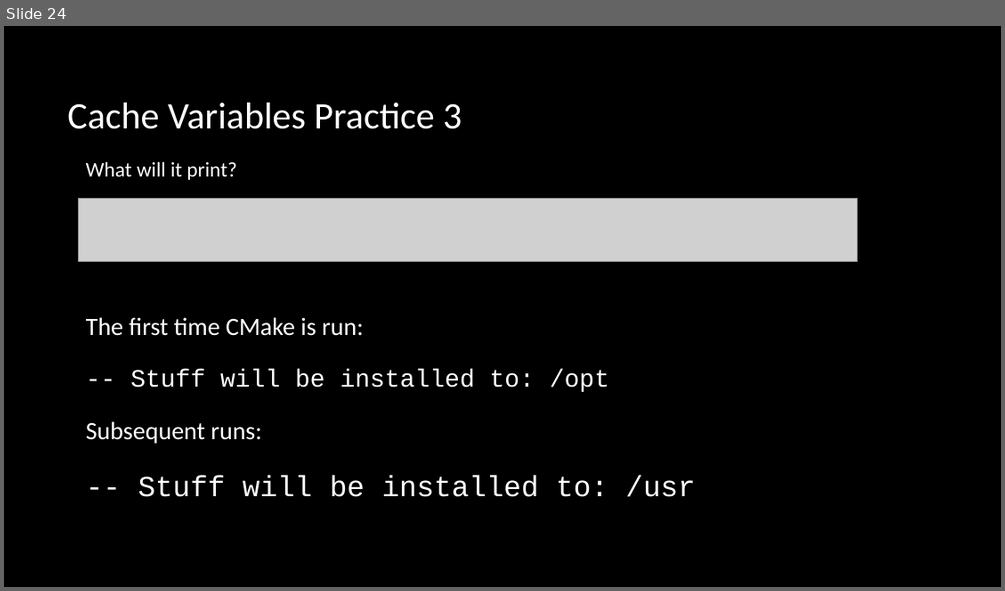
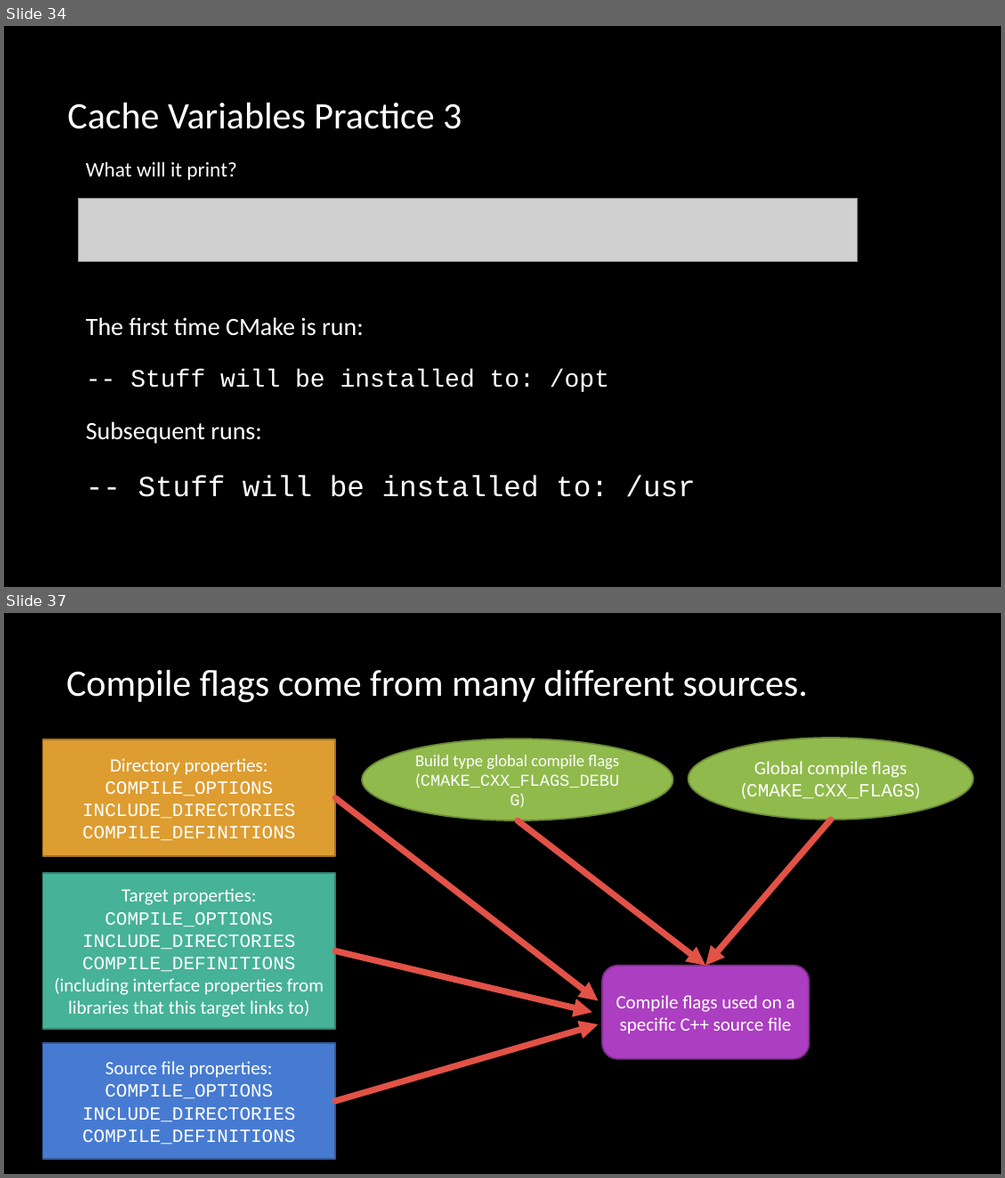
Before and after one commit to multiplemonomials/CMakeTraining, a slide deck: Session 2 - More Advanced CMake.pptx. Shown one above the other, each under a label of ours: slide 24 before the commit, slides 34 and 37 after it; the slides between them are not shown. The pictures are 1005x591 and 1005x1178 pixels, drawn with LibreOffice and Linux fonts; fonts in the diff are those of the drawing; grey boxes stand for pictures; background and template pictures are left out. Boxes give left, top, right and bottom in pixels: in the first picture for what was removed or moved away, otherwise in the second. Text is boxed around its words. In the diff, an @@ line names an element or a change of style, - is before the commit and + after.

```diff
--- a/Session 2 - More Advanced CMake.pptx
+++ b/Session 2 - More Advanced CMake.pptx
@@ slide 37 added at [4, 613, 1001, 1174], background picture (left out) @@
@@ title added at [66, 670, 808, 703], 36 pt, text #FFFFFF @@
+Compile flags come from many different sources.
@@ rectangle added at [43, 739, 335, 855], fill #DD9D31, outline #A37424 1.5 pt, 18 pt, text #FFFFFF @@
+Directory properties:
+COMPILE_OPTIONS
+INCLUDE_DIRECTORIES
+COMPILE_DEFINITIONS
@@ ellipse added at [362, 738, 673, 820], fill #90BA4C, outline #6B8A38 1.5 pt, 16 pt, text #FFFFFF @@
+Build type global compile flags (CMAKE_CXX_FLAGS_DEBUG)
@@ ellipse added at [688, 738, 973, 819], fill #90BA4C, outline #6B8A38 1.5 pt, 18 pt, text #FFFFFF @@
+Global compile flags (CMAKE_CXX_FLAGS)
@@ arrow added from (335, 798) to (599, 1000), #E25247 6 pt @@
@@ arrow added from (518, 820) to (705, 965), #E25247 6 pt @@
@@ arrow added from (831, 819) to (705, 965), #E25247 6 pt @@
@@ rectangle added at [43, 873, 335, 1029], fill #46B298, outline #348470 1.5 pt, 18 pt, text #FFFFFF @@
+Target properties:
+COMPILE_OPTIONS
+INCLUDE_DIRECTORIES
+COMPILE_DEFINITIONS
+(including interface properties from libraries that this target links to)
@@ arrow added from (335, 951) to (592, 1013), #E25247 6 pt @@
@@ rounded rectangle added at [602, 965, 809, 1059], fill #AC3EC1, outline #7F2E8F 1.5 pt, 18 pt, text #FFFFFF @@
+Compile flags used on a specific C++ source file
@@ arrow added from (335, 1101) to (599, 1024), #E25247 6 pt @@
@@ rectangle added at [43, 1043, 335, 1159], fill #477BD1, outline #355B9B 1.5 pt, 18 pt, text #FFFFFF @@
+Source file properties:
+COMPILE_OPTIONS
+INCLUDE_DIRECTORIES
+COMPILE_DEFINITIONS
@@ what was slide 24 is now slide 34 @@
```
Also in this commit, not shown: 4 slides changed, 23 other slides added, 1 slide removed, 4 other files.
